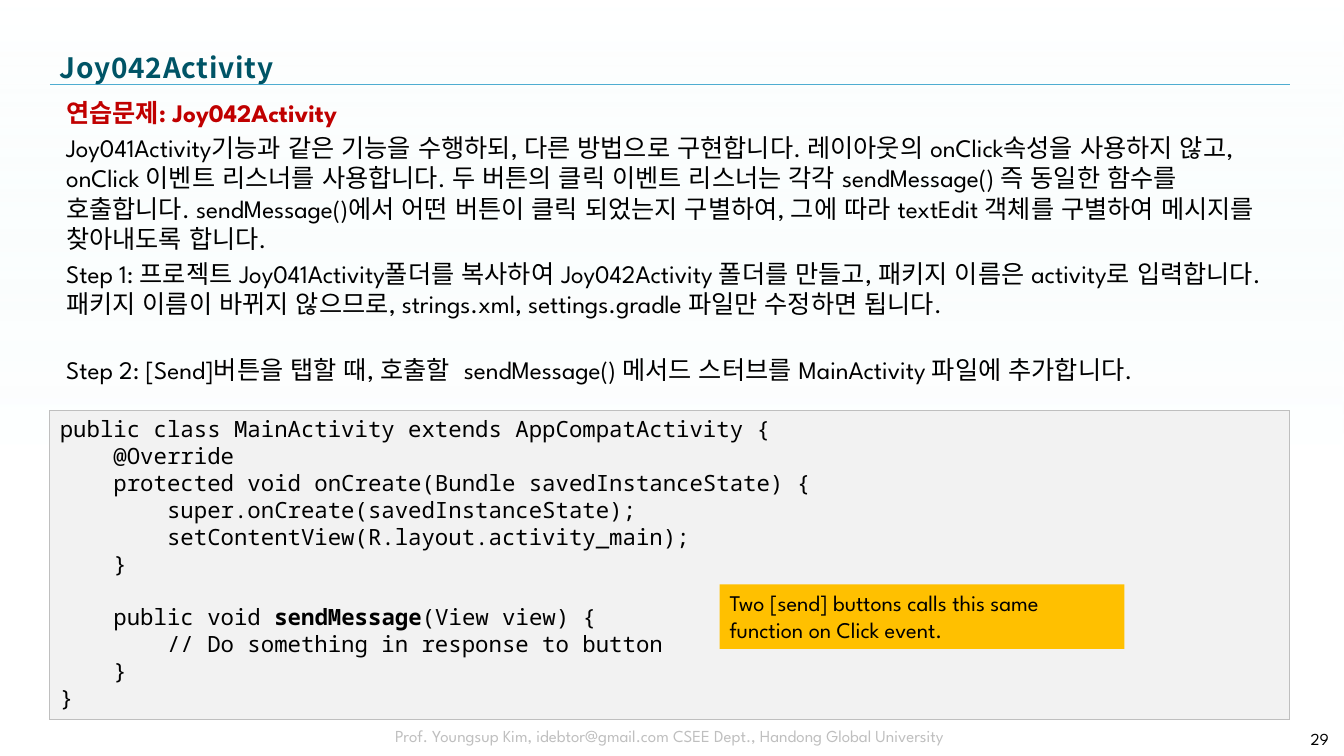
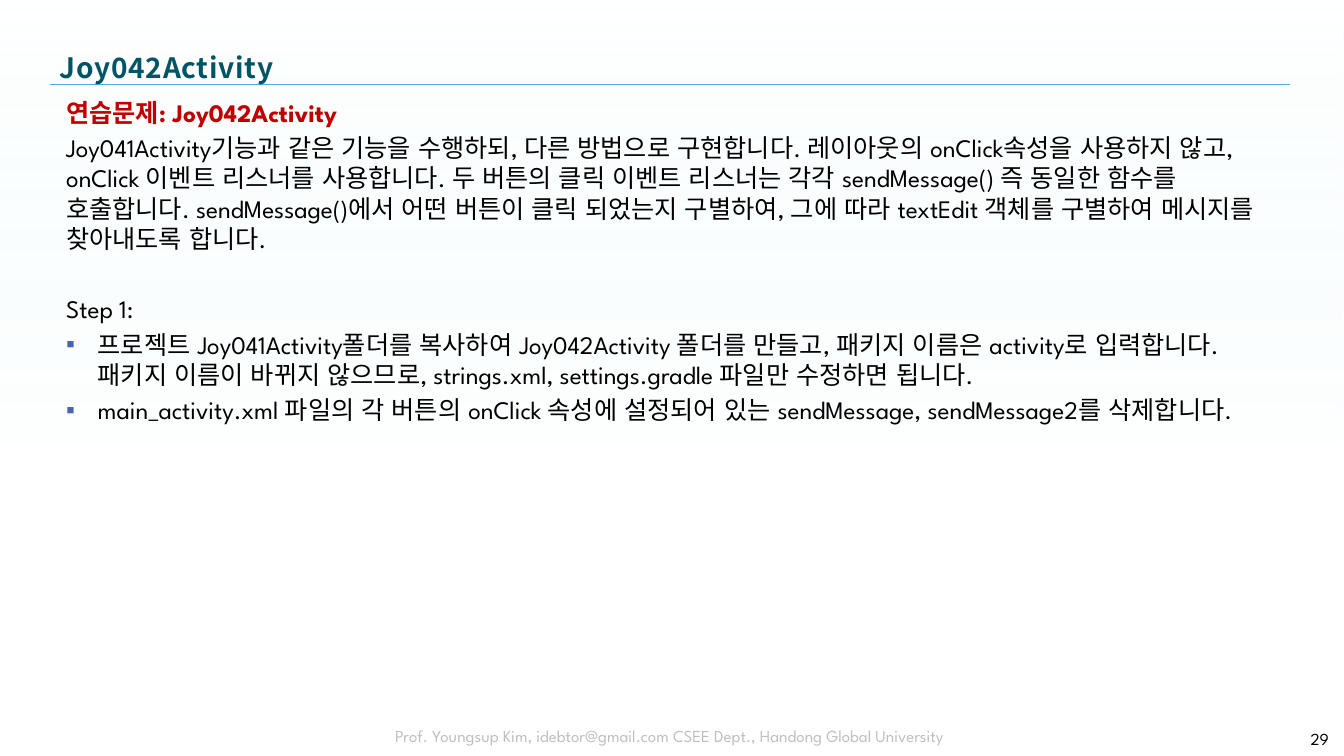
Before and after one commit to tae7841/HuStarAS, a slide deck: slide 29 of ppts/04Activity.pptx. Drawn at 1344x756 pixels with LibreOffice and Linux fonts; fonts in the diff are those of the drawing; background and template pictures are left out. Boxes give left, top, right and bottom in pixels: in the first picture for what was removed or moved away, otherwise in the second. Text is boxed around its words. In the diff, an @@ line names an element or a change of style, - is before the commit and + after.

Commit message:
up

```diff
--- a/ppts/04Activity.pptx
+++ b/ppts/04Activity.pptx
@@ text at [66, 301, 1233, 425]: text changed @@
-Step 1: 프로젝트 Joy041Activity폴더를 복사하여 Joy042Activity 폴더를 만들고, 패키지 이름은 activity로 입력합니다. 패키지 이름이 바뀌지 않으므로, strings.xml, settings.gradle 파일만 수정하면 됩니다.
-Step 2: [Send]버튼을 탭할 때, 호출할 sendMessage() 메서드 스터브를 MainActivity 파일에 추가합니다.
+Step 1:
+▪ 프로젝트 Joy041Activity폴더를 복사하여 Joy042Activity 폴더를 만들고, 패키지 이름은 activity로 입력합니다. 패키지 이름이 바뀌지 않으므로, strings.xml, settings.gradle 파일만 수정하면 됩니다.
+▪ main_activity.xml 파일의 각 버튼의 onClick 속성에 설정되어 있는 sendMessage, sendMessage2를 삭제합니다.
@@ rectangle removed at [50, 410, 1291, 719] @@
-public class MainActivity extends AppCompatActivity {
-@Override
-protected void onCreate(Bundle savedInstanceState) {
-super.onCreate(savedInstanceState);
-setContentView(R.layout.activity_main);
-}
-public void sendMessage(View view) {
-// Do something in response to button
-}
-}
@@ rectangle removed at [720, 585, 1125, 649] @@
-Two [send] buttons calls this same function on Click event.
```
Also in this commit, not shown: 1 other slide changed, 1 slide added.
